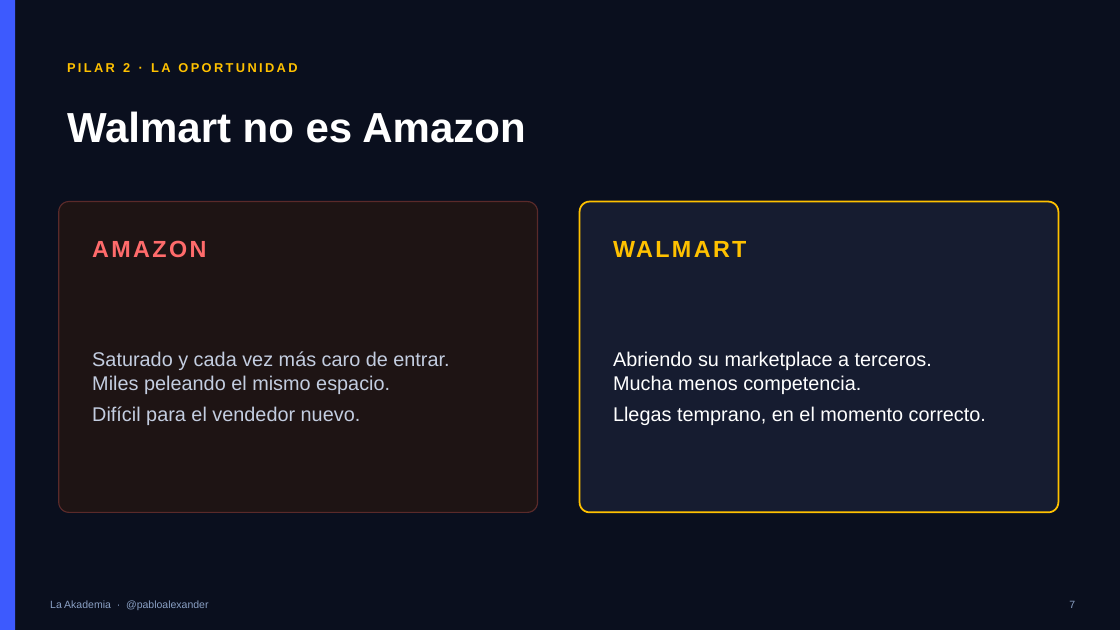
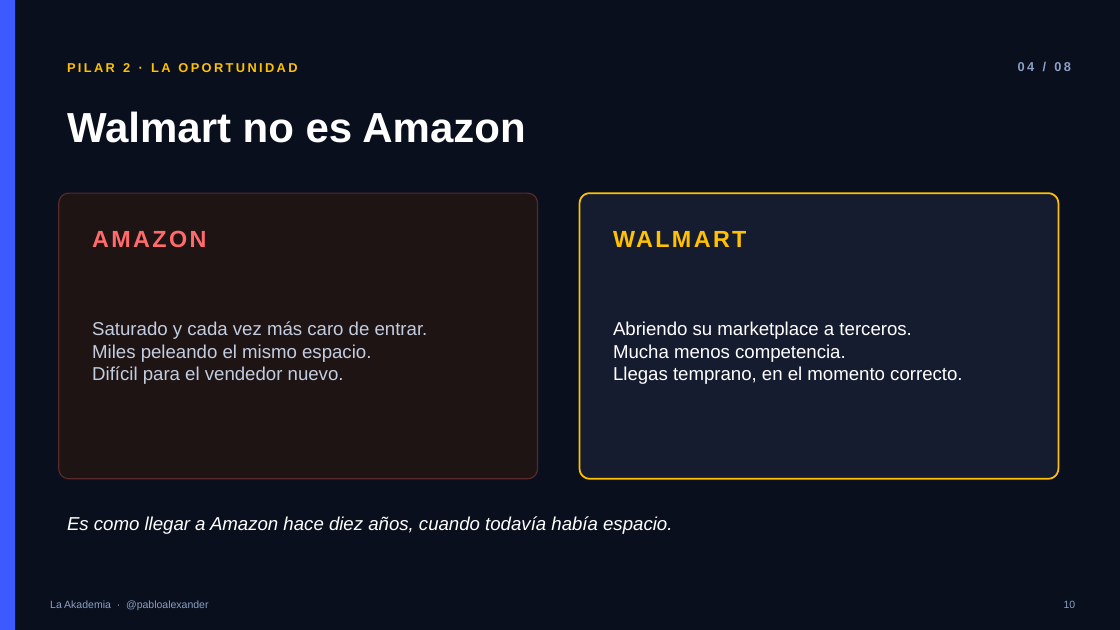
Before and after one commit to henryqueroa/pablo-torrealba-package, a slide deck: slide 10 of webinar/pablo-torrealba-webinar-deck.pptx (slide 7 before the commit). Drawn at 1120x630 pixels with LibreOffice and Linux fonts; fonts in the diff are those of the drawing. Boxes give left, top, right and bottom in pixels: in the first picture for what was removed or moved away, otherwise in the second. Text is boxed around its words. In the diff, an @@ line names an element or a change of style, - is before the commit and + after.

```diff
--- a/webinar/pablo-torrealba-webinar-deck.pptx
+++ b/webinar/pablo-torrealba-webinar-deck.pptx
@@ text added at (x1=1018, y1=62, x2=1071, y2=71), 11 pt, text #8AA0C4, bold @@
+04 / 08
@@ rounded rectangle resized from (x1=59, y1=202, x2=538, y2=513) to (x1=59, y1=193, x2=538, y2=479) @@
@@ rounded rectangle at (x1=59, y1=193, x2=538, y2=479): proportions changed @@
@@ rounded rectangle at (x1=580, y1=193, x2=1059, y2=479): proportions changed @@
@@ rounded rectangle resized from (x1=580, y1=202, x2=1059, y2=513) to (x1=580, y1=193, x2=1059, y2=479) @@
@@ text "AMAZON" rewrapped from (x1=362, y1=113, x2=525, y2=143) to (x1=210, y1=517, x2=278, y2=530) @@
@@ text "WALMART" moved from (x1=605, y1=227, x2=1033, y2=269) to (x1=605, y1=217, x2=1033, y2=259) @@
@@ text "Saturado y cada vez más ..." moved from (x1=92, y1=351, x2=449, y2=425) to (x1=92, y1=321, x2=428, y2=384) @@
@@ text "Saturado y cada vez más ..." at (x1=92, y1=321, x2=428, y2=384): size 17 to 16 pt @@
@@ text "Abriendo su marketplace a terceros. ..." at (x1=613, y1=321, x2=962, y2=384): size 17 to 16 pt @@
@@ text "Abriendo su marketplace a terceros. ..." moved from (x1=613, y1=351, x2=986, y2=425) to (x1=613, y1=321, x2=962, y2=384) @@
@@ text added at (x1=67, y1=516, x2=672, y2=534), 16 pt, text #FFFFFF, italic @@
+Es como llegar a Amazon hace diez años, cuando todavía había espacio.
@@ text at (x1=1064, y1=600, x2=1076, y2=608): text changed @@
-7
+10
```
Also in this commit, not shown: 13 other slides changed, 6 slides added, 3 other files.
